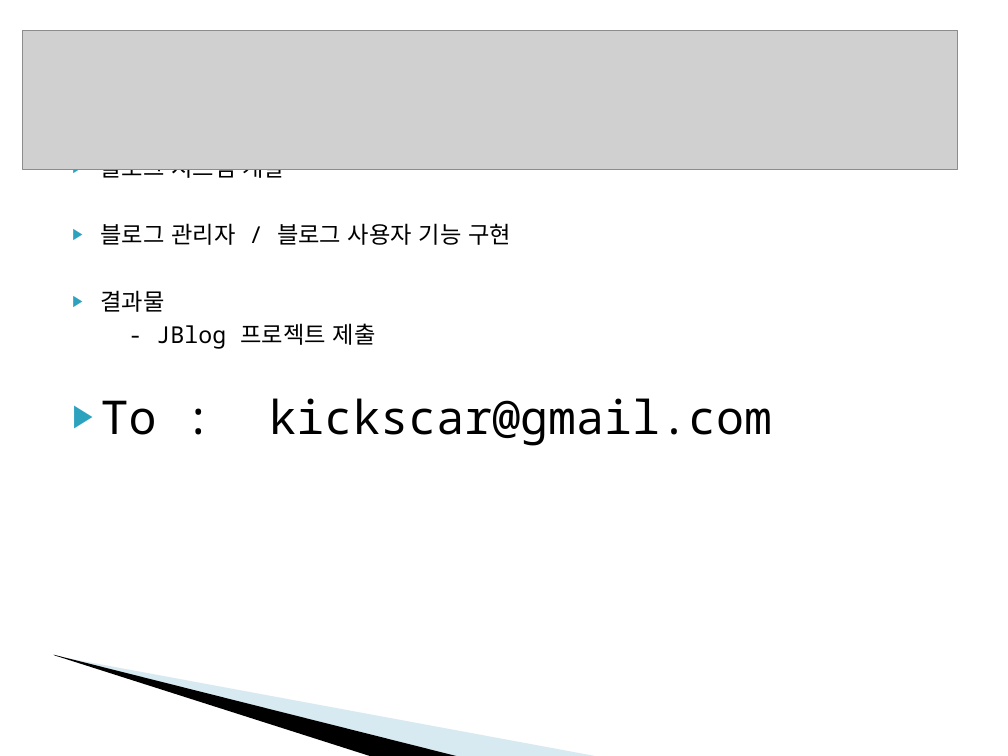
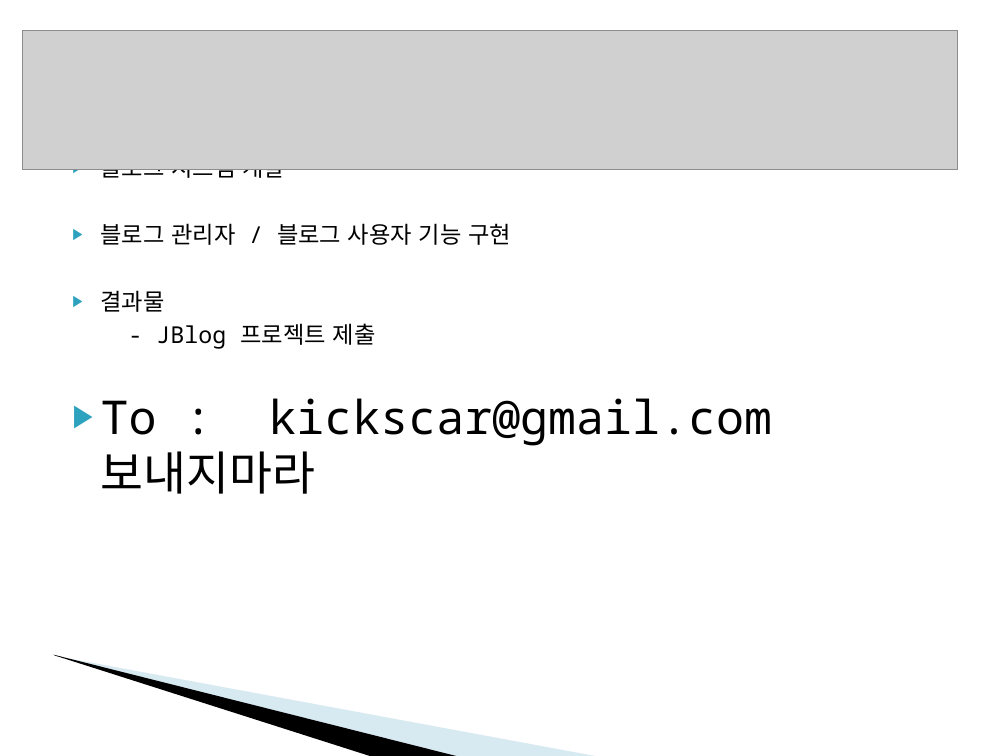
Before and after one commit to jungeuidon/jblog3, a slide deck: slide 2 of docs/SpringMVC-평가과제.ppt. Drawn at 1008x756 pixels with LibreOffice and Linux fonts; fonts in the diff are those of the drawing; grey boxes stand for pictures; background and template pictures are left out. Boxes give left, top, right and bottom in pixels: in the first picture for what was removed or moved away, otherwise in the second. Text is boxed around its words. In the diff, an @@ line names an element or a change of style, - is before the commit and + after.

```diff
--- a/docs/SpringMVC-평가과제.ppt
+++ b/docs/SpringMVC-평가과제.ppt
@@ text at (x1=101, y1=398, x2=772, y2=494): text changed @@
-▶ To : kickscar@gmail.com
+▶ To : kickscar@gmail.com 보내지마라
```
Also in this commit, not shown: 37 other files.
